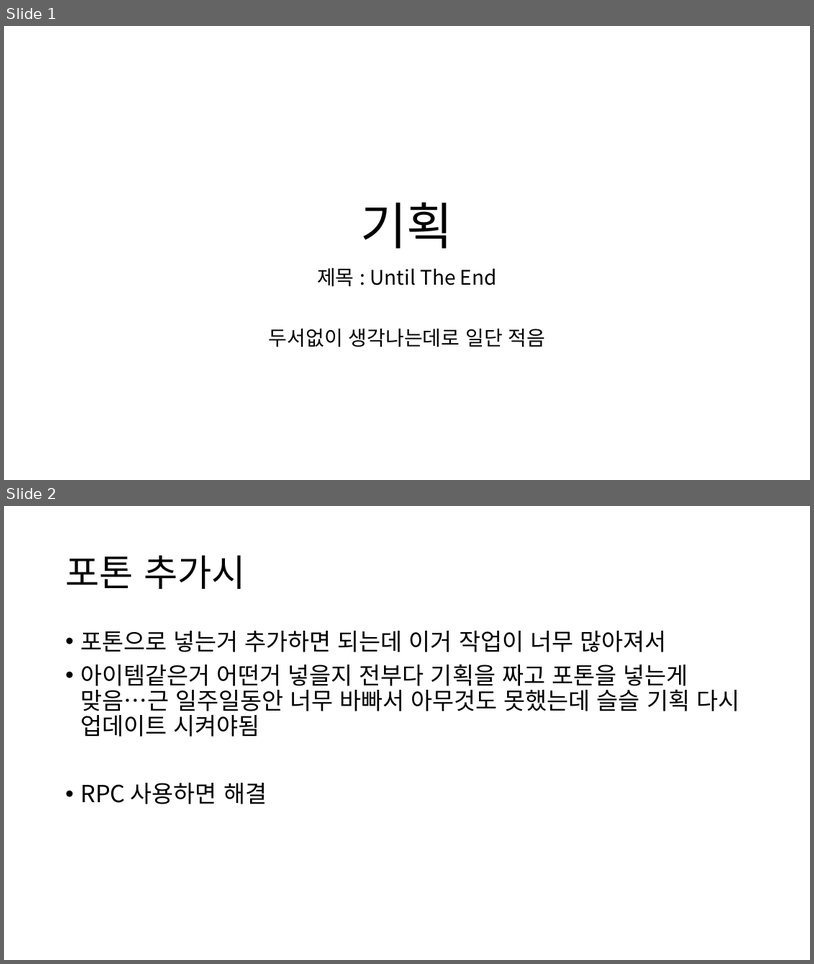
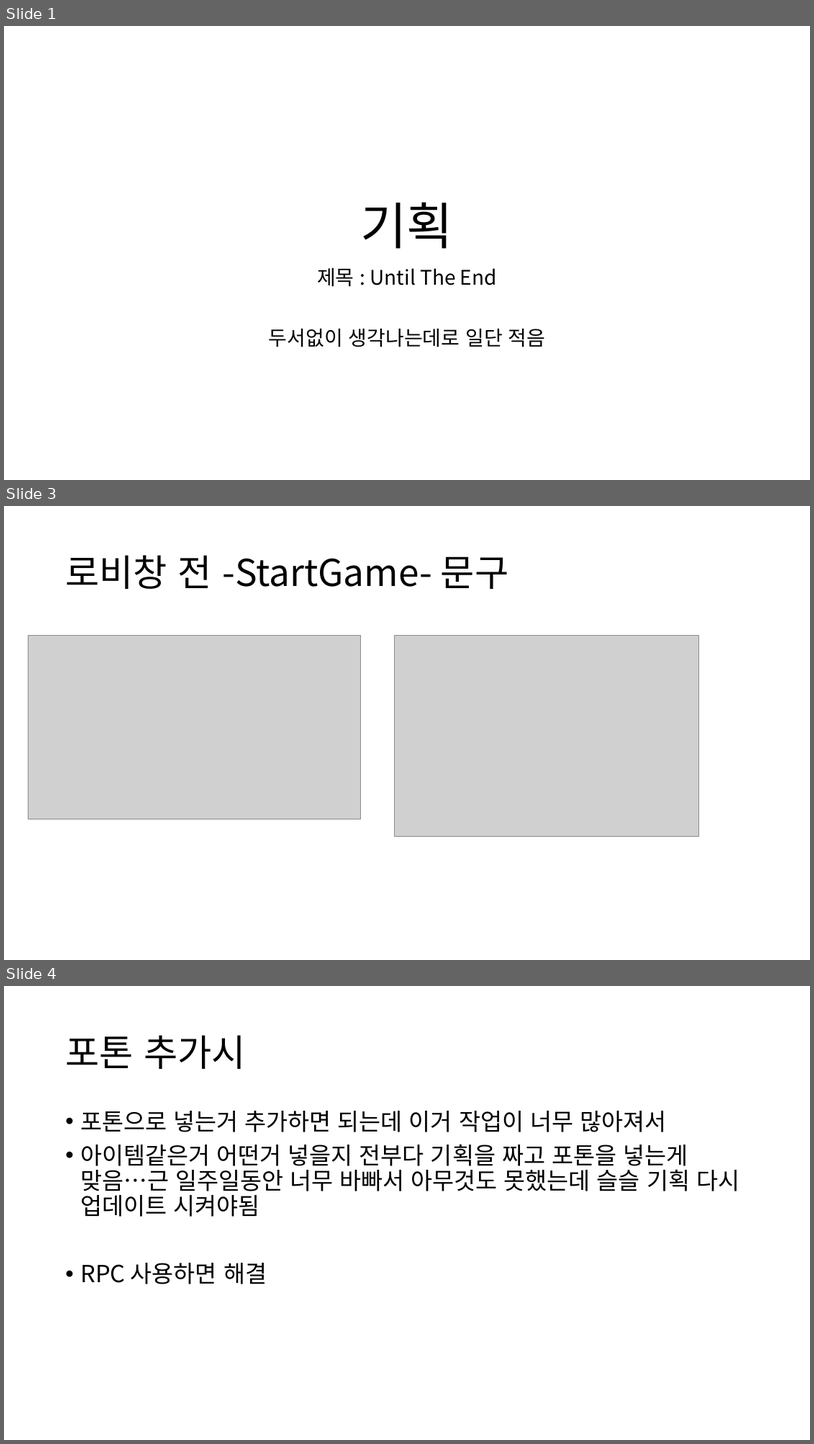
Before and after one commit to ksy642/MyPrototype, a slide deck: Documents/기획서/기획서.pptx. Shown one above the other, each under a label of ours: slides 1 and 2 before the commit, slides 1, 3 and 4 after it; the slides between them are not shown. The pictures are 814x964 and 814x1444 pixels, drawn with LibreOffice and Linux fonts; fonts in the diff are those of the drawing; grey boxes stand for pictures. Boxes give left, top, right and bottom in pixels: in the first picture for what was removed or moved away, otherwise in the second. Text is boxed around its words. In the diff, an @@ line names an element or a change of style, - is before the commit and + after.

```diff
--- a/Documents/기획서/기획서.pptx
+++ b/Documents/기획서/기획서.pptx
@@ slide 3 added at bbox=[4, 506, 810, 960], background #FFFFFF @@
@@ title added at bbox=[65, 555, 509, 589], 44 pt, text #000000 @@
+로비창 전 -StartGame- 문구
@@ picture added at bbox=[28, 636, 361, 818] @@
@@ picture added at bbox=[395, 636, 699, 836] @@
@@ what was slide 2 is now slide 4 @@
```
Also in this commit, not shown: 1 slide changed, 1 other slide added.
